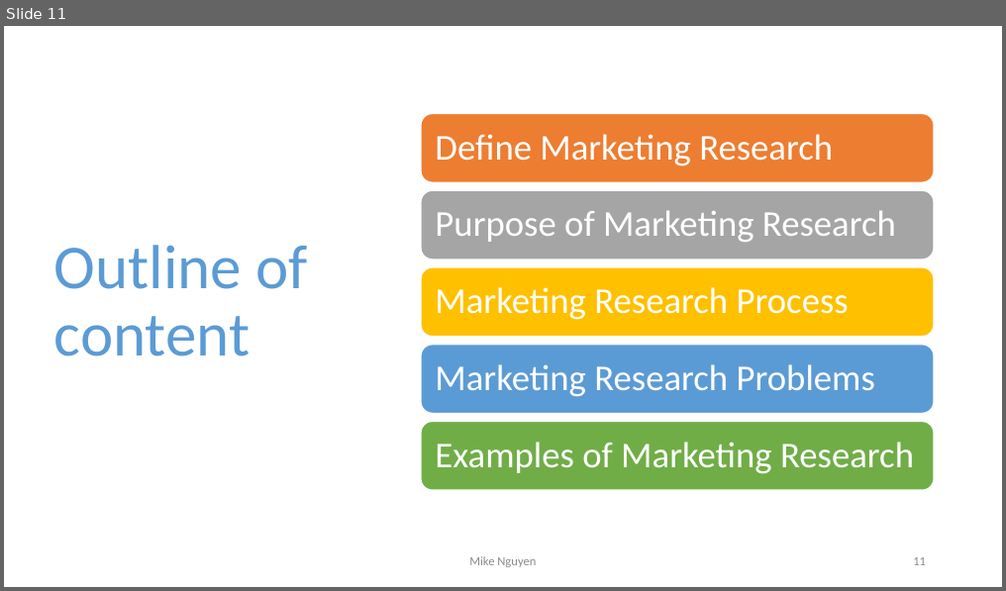
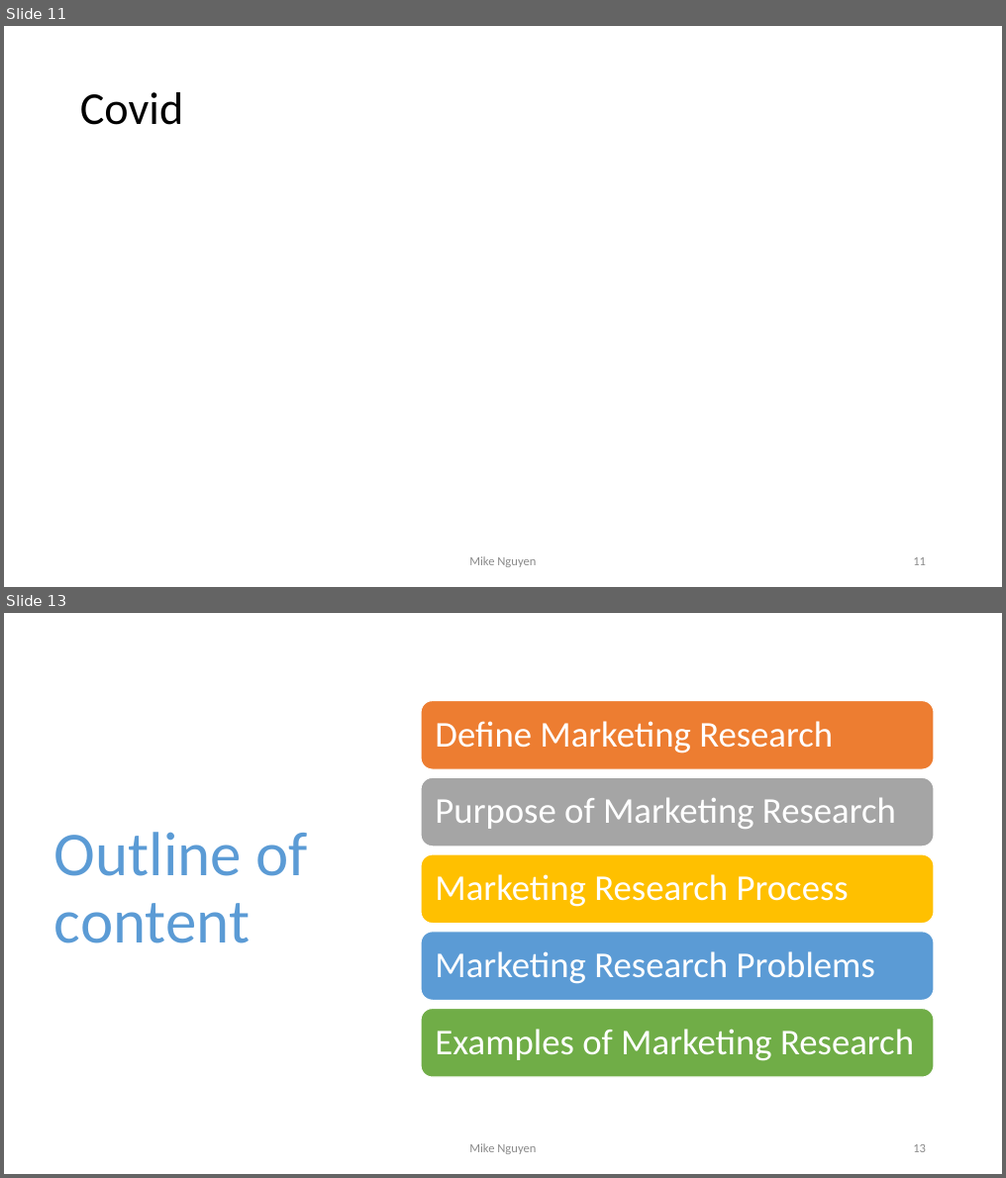
Before and after one commit to mikenguyen13/mar4050, a slide deck: lectures/1/1_Introduction to Marketing Research.pptx. Shown one above the other, each under a label of ours: slide 11 before the commit, slides 11 and 13 after it; the slides between them are not shown. The pictures are 1006x591 and 1006x1178 pixels, drawn with LibreOffice and Linux fonts; fonts in the diff are those of the drawing. Boxes give left, top, right and bottom in pixels: in the first picture for what was removed or moved away, otherwise in the second. Text is boxed around its words. In the diff, an @@ line names an element or a change of style, - is before the commit and + after.

```diff
--- a/lectures/1/1_Introduction to Marketing Research.pptx
+++ b/lectures/1/1_Introduction to Marketing Research.pptx
@@ slide 11 added at bbox=[4, 26, 1002, 587], background #FFFFFF @@
@@ title added at bbox=[80, 92, 183, 125], 44 pt, text #000000 @@
+Covid
@@ text added at bbox=[469, 557, 536, 568], 12 pt, text #8C8C8C @@
+Mike Nguyen
@@ page number added at bbox=[913, 558, 926, 566], 12 pt, text #8C8C8C @@
+11
@@ what was slide 11 is now slide 13 @@
@@ page number at bbox=[913, 1145, 926, 1153]: text changed @@
-11
+13
```
Also in this commit, not shown: 3 slides changed, 1 other slide added, 14 other files.
